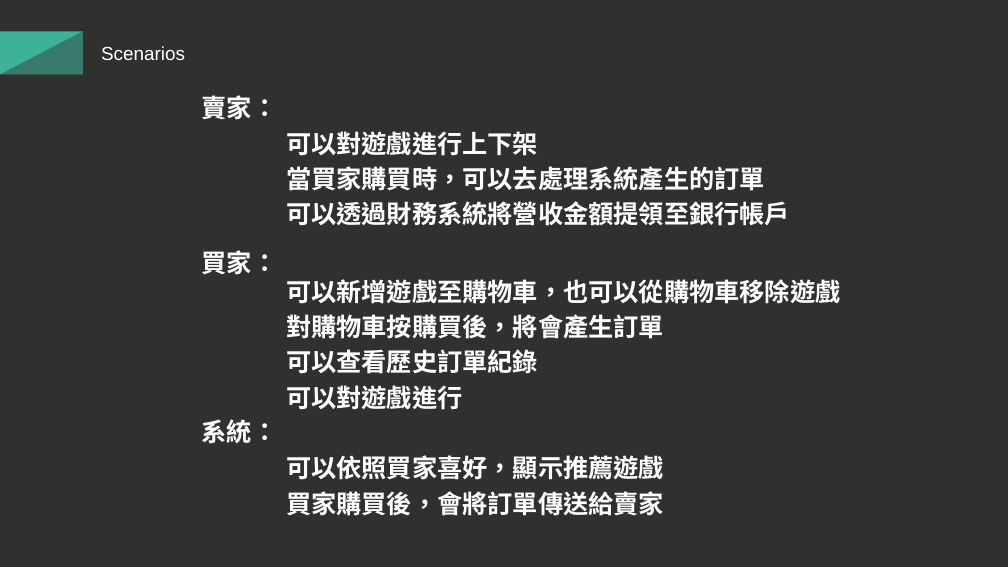
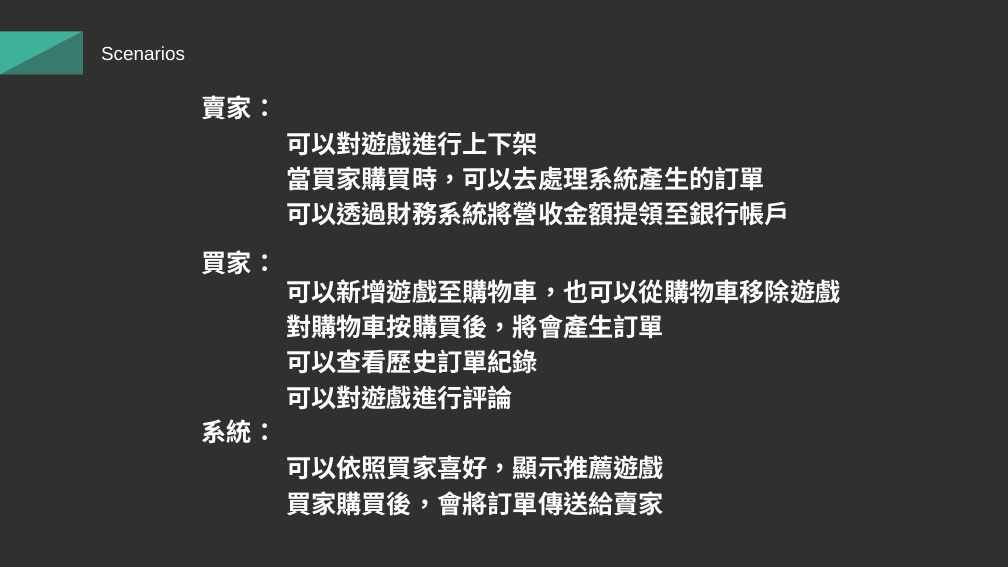
Before and after one commit to 13urgerKing/109-1DBMS, a slide deck: slide 6 of 109-1資料庫系統報告.pptx. Drawn at 1008x567 pixels with LibreOffice and Linux fonts; fonts in the diff are those of the drawing. Boxes give left, top, right and bottom in pixels: in the first picture for what was removed or moved away, otherwise in the second. Text is boxed around its words. In the diff, an @@ line names an element or a change of style, - is before the commit and + after.

Commit message:
Fix ppt content

```diff
--- a/109-1資料庫系統報告.pptx
+++ b/109-1資料庫系統報告.pptx
@@ text at (286, 385, 513, 410): text changed @@
-可以對遊戲進行
+可以對遊戲進行評論
```
